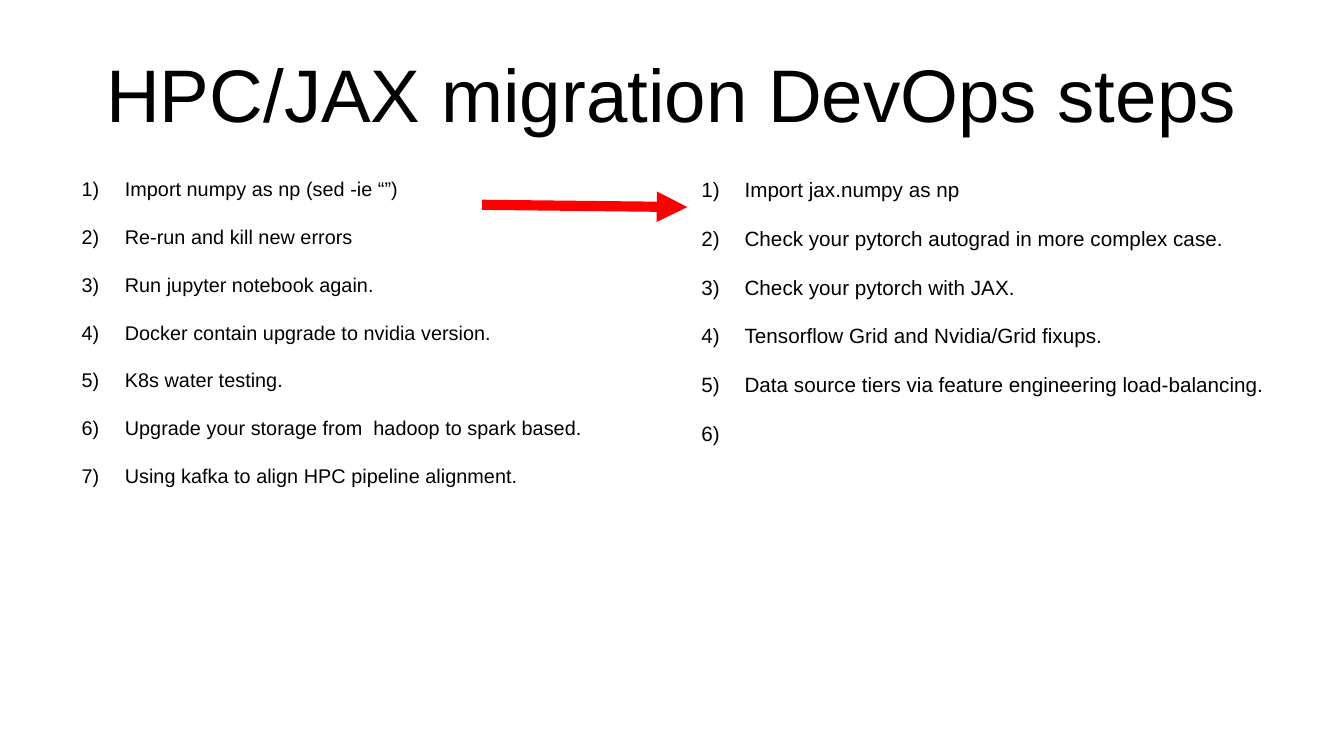
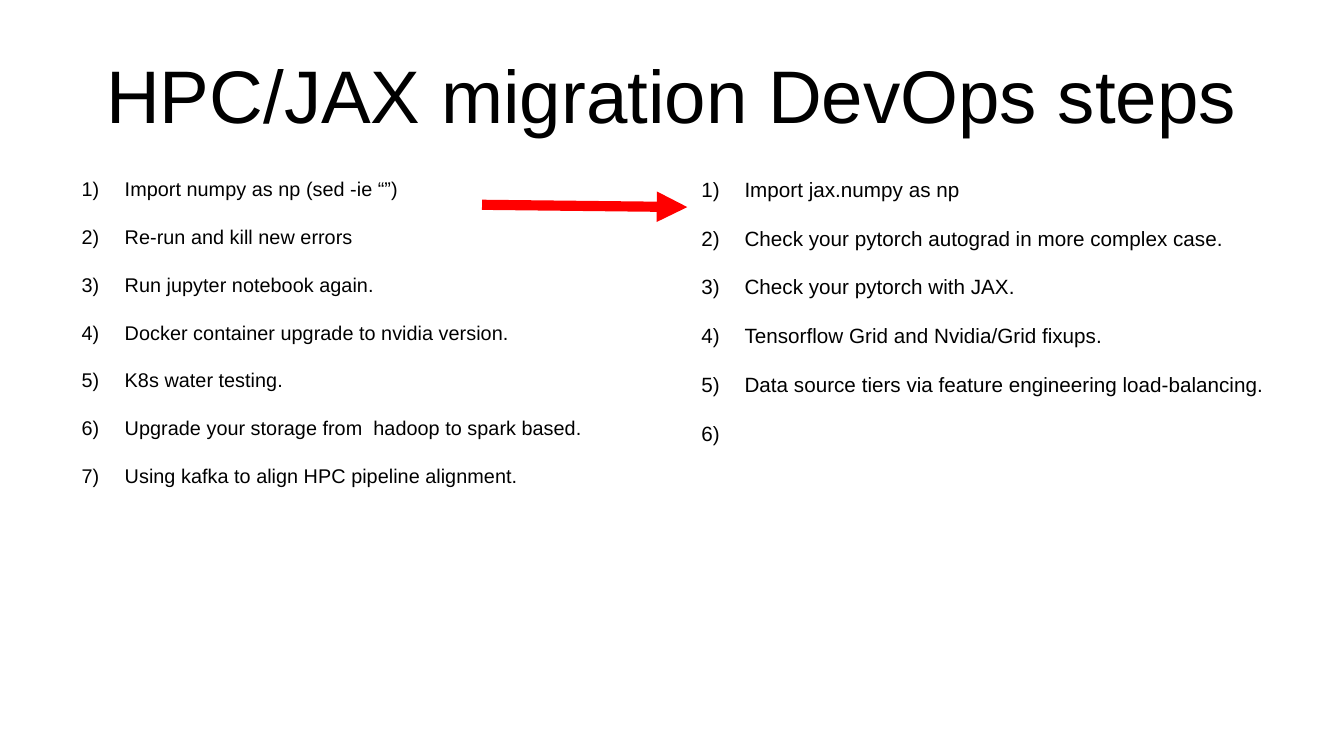
Before and after one commit to bayvictor/jax_presentation, a slide deck: slide 5 of JAX-_HPC_Ways_to_20X_speed-up_and_TPU_and_GPU_grid_deployment.pptx. Drawn at 1344x756 pixels with LibreOffice and Linux fonts; fonts in the diff are those of the drawing. Boxes give left, top, right and bottom in pixels: in the first picture for what was removed or moved away, otherwise in the second. Text is boxed around its words. In the diff, an @@ line names an element or a change of style, - is before the commit and + after.

Commit message:
updating latest pptx

```diff
--- a/JAX-_HPC_Ways_to_20X_speed-up_and_TPU_and_GPU_grid_deployment.pptx
+++ b/JAX-_HPC_Ways_to_20X_speed-up_and_TPU_and_GPU_grid_deployment.pptx
@@ text at box(125, 325, 509, 344): text changed @@
-4) Docker contain upgrade to nvidia version.
+4) Docker container upgrade to nvidia version.
```
Also in this commit, not shown: 1 other slide changed.
